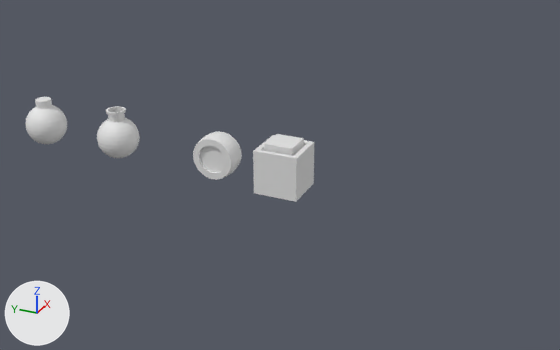
What one commit did to the Blender file Blender/UnusualShapesPractice.blend.
Camera for both pictures: a 50 mm camera at (-28.3, -12.5, 13.8) aimed at (0.2, 0.3, -0.5). The axes (+X, +Y, +Z) are drawn at lower left. The lights are the same throughout.
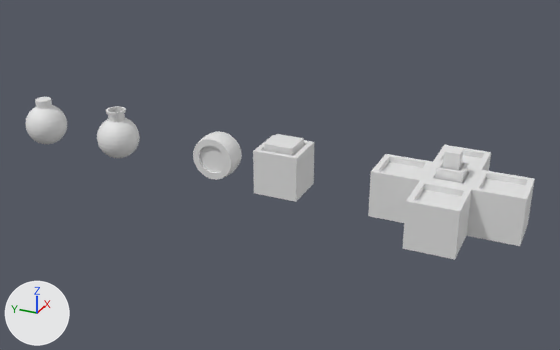
Commit message: Finished unusual shapes

What differs and where, as boxes (x1, y1, x2, y2) in the pictures (560 x 350 px):
'Sphere', reshaped (343% wider, 165% taller)
    before: (26, 97, 140, 158)
    after: (26, 97, 535, 260)
part 1 of me_sphere, added
    after: (368, 145, 535, 260)

What the commit changed:
me_sphere is used by ob_sphere; location (0.0, 8.66, 0.0).
me_sphere had 1187 vertices, 1216 faces and spanned x -1.0..1.0, y -1.0..5.28, z -1.0..1.4.
me_sphere now has 1287 vertices, 1314 faces and spans x -3.0..3.0, y -18.95..5.28, z -1.0..2.07.
me_sphere part 1: a new loose piece of 100 vertices spanning x -3.0..3.0, y -18.95..-12.88, z -1.0..2.07.
